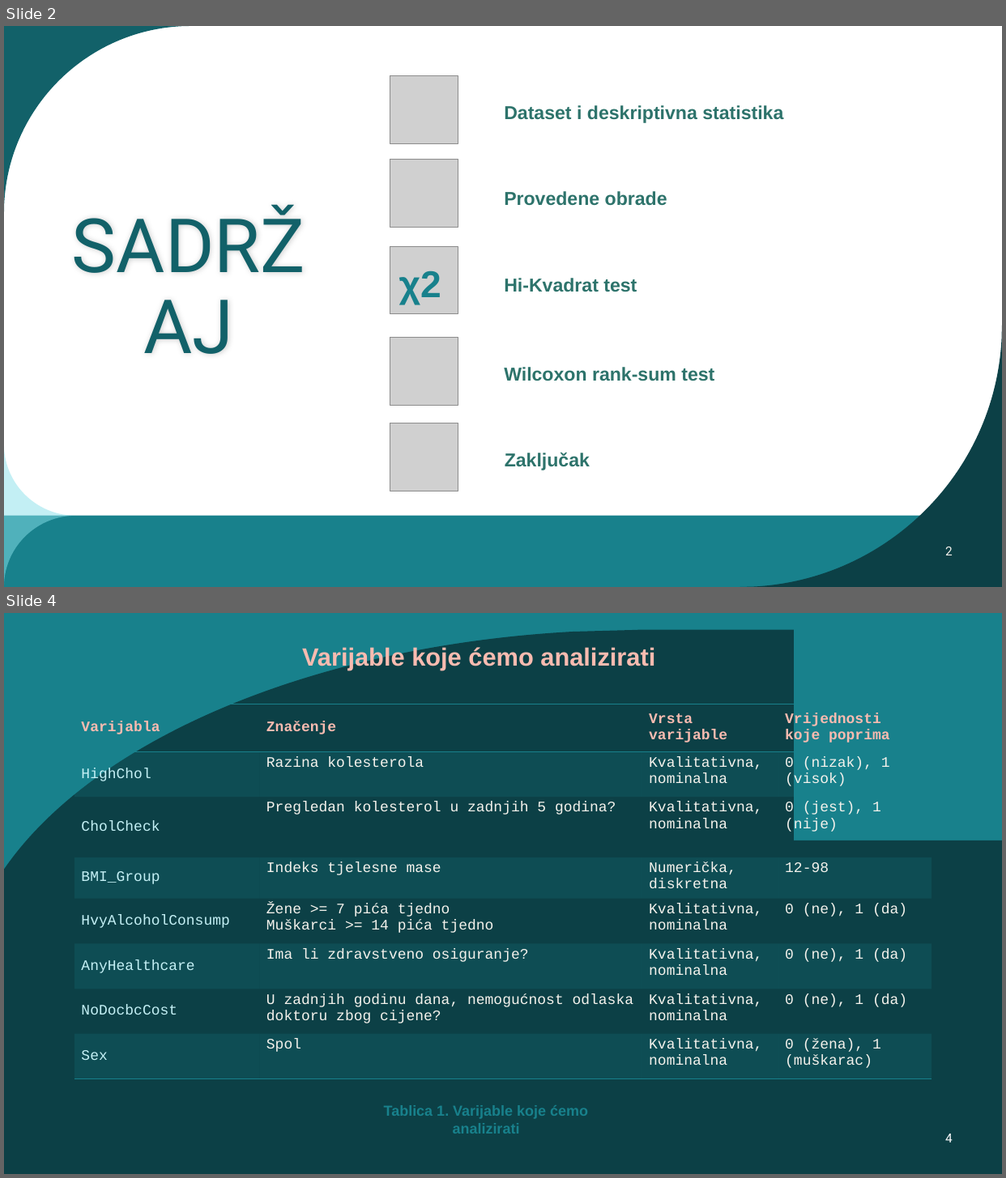
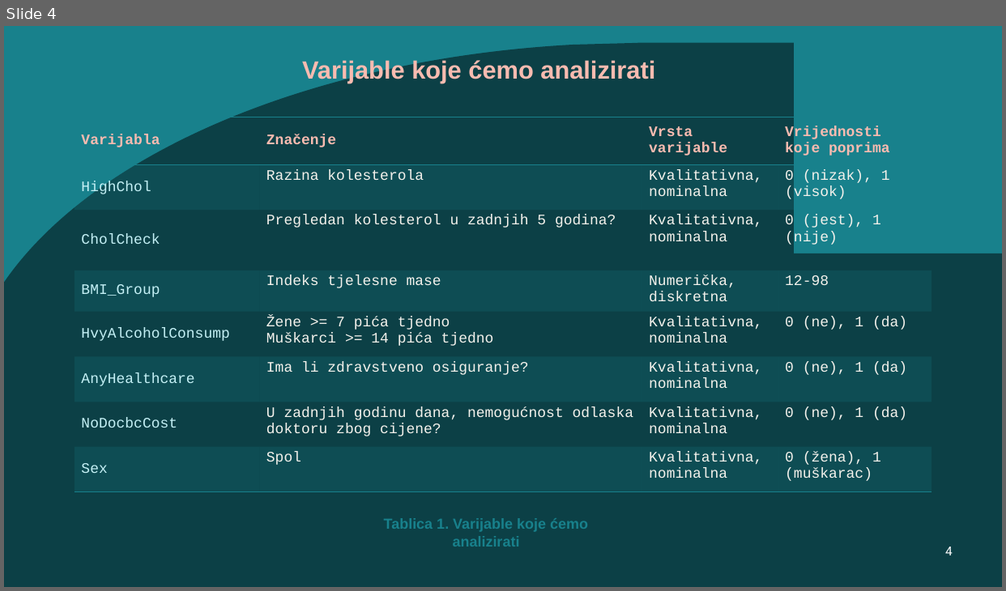
Before and after one commit to jfletcher20/diabetes-health-indicators-analysis, a slide deck: documentation/documentation.pptx. Shown one above the other, each under a label of ours: slides 2 and 4 before the commit, slide 4 after it; the slides between them are not shown. The pictures are 1006x1178 and 1006x591 pixels, drawn with LibreOffice and Linux fonts; fonts in the diff are those of the drawing; grey boxes stand for pictures. Boxes give left, top, right and bottom in pixels: in the first picture for what was removed or moved away, otherwise in the second. Text is boxed around its words. In the diff, an @@ line names an element or a change of style, - is before the commit and + after.

```diff
--- a/documentation/documentation.pptx
+++ b/documentation/documentation.pptx
@@ slide 2 removed at [4, 26, 1002, 587], background #FFFFFF; not listed: 1 template element that a slide beside it also shows @@
@@ picture removed at [390, 75, 458, 143] @@
@@ text removed at [504, 105, 783, 123] @@
-Dataset i deskriptivna statistika
@@ title removed at [49, 140, 330, 437] @@
-SADRŽAJ
@@ picture removed at [390, 160, 458, 228] @@
@@ text removed at [504, 191, 667, 206] @@
-Provedene obrade
@@ picture removed at [390, 246, 458, 314] @@
@@ text removed at [399, 271, 441, 305] @@
-χ2
@@ text removed at [504, 278, 637, 292] @@
-Hi-Kvadrat test
@@ picture removed at [390, 337, 458, 406] @@
@@ freeform shape removed at [740, 326, 1002, 587] @@
@@ text removed at [504, 367, 714, 382] @@
-Wilcoxon rank-sum test
@@ picture removed at [390, 424, 458, 492] @@
@@ freeform shape removed at [4, 445, 76, 587] @@
@@ text removed at [505, 452, 590, 471] @@
-Zaključak
@@ rectangle removed at [4, 515, 1002, 587] @@
@@ page number removed at [945, 547, 953, 556] @@
-2
```
Also in this commit, not shown: 4 slides changed, 14 slides added, 17 other slides removed.
